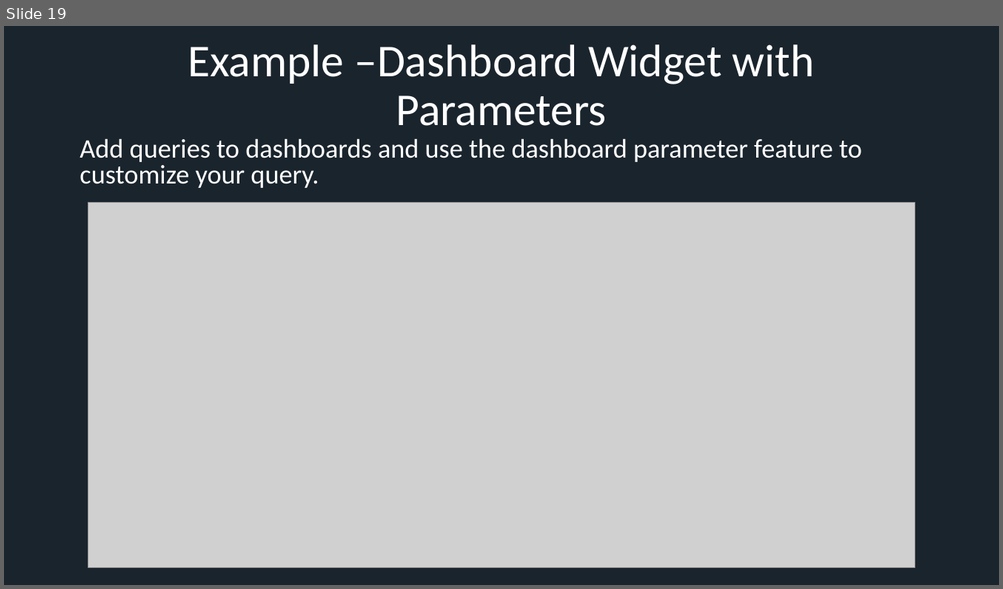
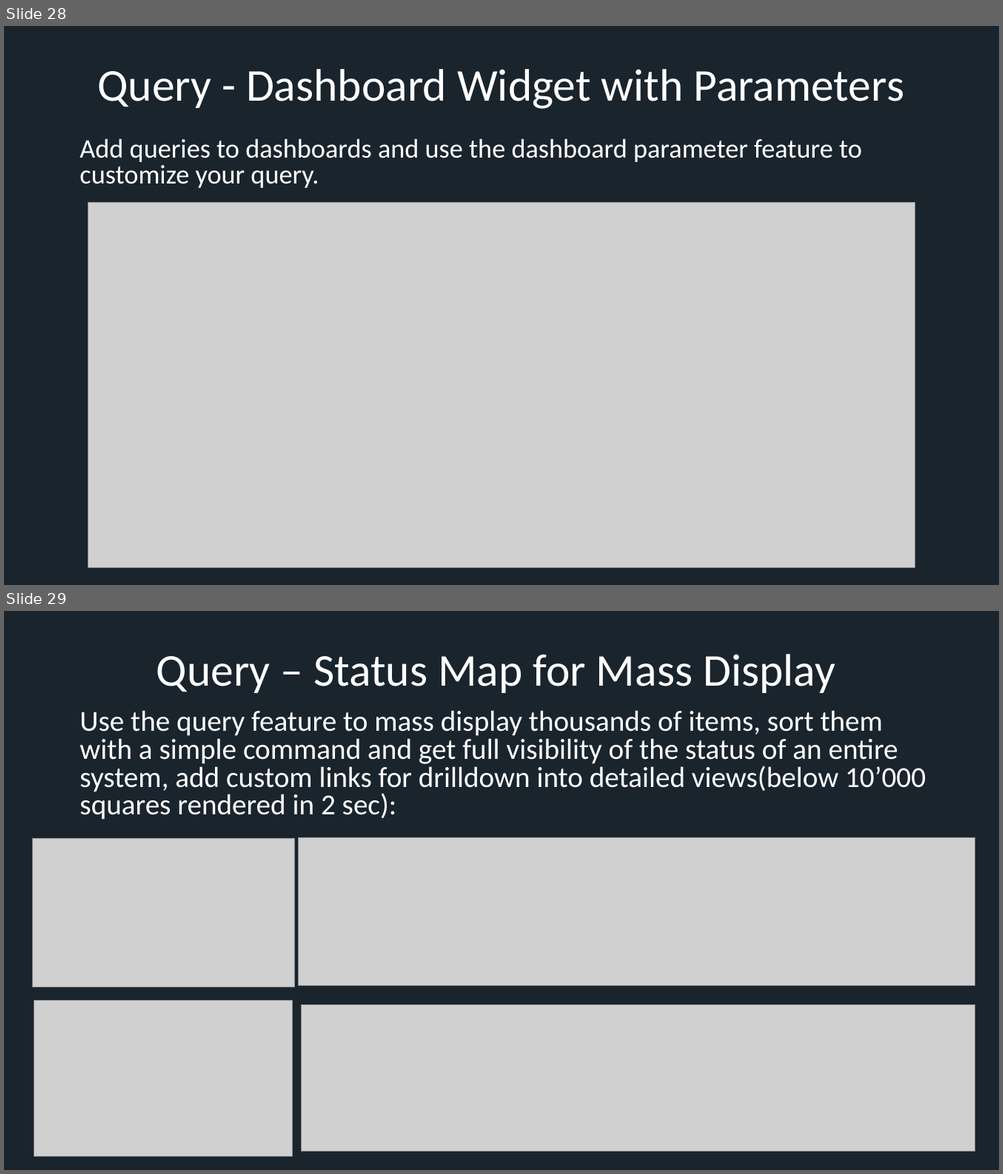
Before and after one commit to xresch/CoreFramework, a slide deck: docs/CFW_Features.pptx. Shown one above the other, each under a label of ours: slide 19 before the commit, slides 28 and 29 after it. The pictures are 1003x589 and 1003x1174 pixels, drawn with LibreOffice and Linux fonts; fonts in the diff are those of the drawing; grey boxes stand for pictures. Boxes give left, top, right and bottom in pixels: in the first picture for what was removed or moved away, otherwise in the second. Text is boxed around its words. In the diff, an @@ line names an element or a change of style, - is before the commit and + after.

```diff
--- a/docs/CFW_Features.pptx
+++ b/docs/CFW_Features.pptx
@@ slide 29 added at (4,611,999,1170), background #1A242D @@
@@ title added at (156,654,835,693), 44 pt, text #FFFFFF @@
+Query – Status Map for Mass Display
@@ text added at (79,710,925,820), 28 pt, text #FFFFFF @@
+Use the query feature to mass display thousands of items, sort them with a simple command and get full visibility of the status of an entire system, add custom links for drilldown into detailed views(below 10’000 squares rendered in 2 sec):
@@ picture added at (33,839,294,988) @@
@@ picture added at (299,838,976,985) @@
@@ picture added at (34,1001,293,1157) @@
@@ picture added at (301,1005,975,1152) @@
@@ what was slide 19 is now slide 28 @@
@@ slide 28 changed as well @@
@@ title at (97,69,904,109): text changed @@
-Example –Dashboard Widget with Parameters
+Query - Dashboard Widget with Parameters
```
Also in this commit, not shown: 8 other slides changed, 12 other slides added, 2 other files.
